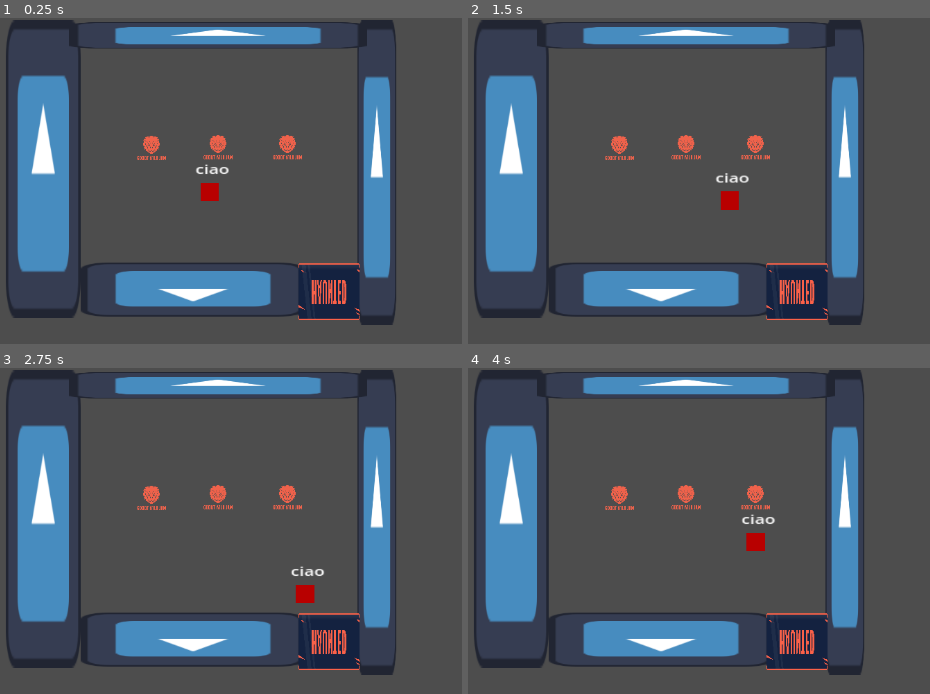
Above: before the commit, frames 1-4 (two rows, left to right).
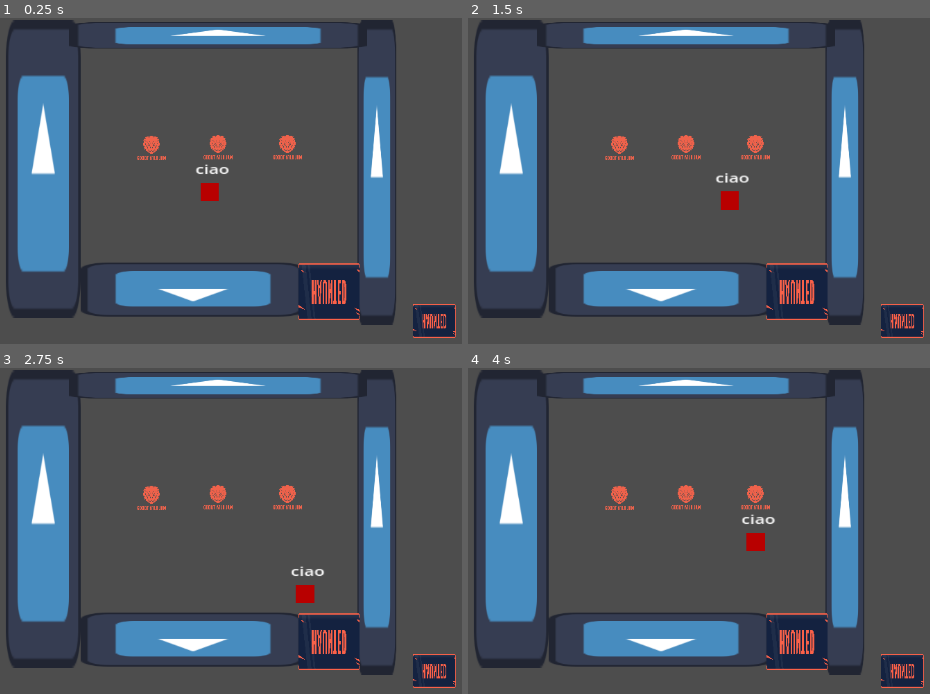
Above: after the commit, the same moments.

Repository: FranzRome/godot-wild-jam--74
Game: Godot game, scene res://scenes/main_scene.tscn
Same seed, same stepped clock (60 frames per second), same inputs: the game is played once before the commit and once after it. The engine's default icon, where the game draws it, is replaced by a stand-in: a white triangle on a blue panel in a dark square.
Inputs:
- Up to frame 1 (0.25 s): no input
- Up to frame 2 (1.5 s): tap Enter at 0.5 s; hold D (right) 0.53-1.28 s; tap E (interact) at 0.6, 1.35 s; hold S (down) from 1.28 s (still down)
- Up to frame 3 (2.75 s): release S (down) at 2.03 s; hold D (right) from 2.03 s (still down); tap E (interact) at 2.1 s
- Up to frame 4 (4 s): release D (right) at 2.78 s; hold W (up) 2.78-3.53 s; tap E (interact) at 2.85, 3.6 s; hold A (left) from 3.53 s (still down)

The runs differ from the first frame. In frame 1, 1.0% of the frame differs, in the area x 60-99%, y 37-99%; in frame 2, 1.0%; in frame 3, 1.0%; in frame 4, 1.0%.

Commit message:
Added Timed Button Script

Diff:
--- a/scenes/main_scene.tscn
+++ b/scenes/main_scene.tscn
@@ -7,6 +7,7 @@
 [ext_resource type="Texture2D" uid="uid://d2772la4150j4" path="res://icons/GWJ-Full-Logo-noBG.svg" id="4_qq1qr"]
 [ext_resource type="PackedScene" uid="uid://bafdf18a4ruk6" path="res://game_components/interact_area.tscn" id="5_qm7wi"]
 [ext_resource type="AudioStream" uid="uid://dnxoy4pp73v20" path="res://audio/factory_reset.mp3" id="7_7uk0u"]
+[ext_resource type="Script" path="res://scripts/timed_button.gd" id="8_lwxkx"]
 
 [sub_resource type="RectangleShape2D" id="RectangleShape2D_a8re5"]
 size = Vector2(16, 15)
@@ -142,6 +143,19 @@
 scale = Vector2(0.0469179, -0.181122)
 texture = ExtResource("4_cvc0x")
 
+[node name="Door2" type="Node2D" parent="."]
+position = Vector2(368.795, 113.25)
+scale = Vector2(0.489324, 0.354112)
+
+[node name="StaticBody2D" type="StaticBody2D" parent="Door2"]
+
+[node name="CollisionShape2D" type="CollisionShape2D" parent="Door2/StaticBody2D"]
+shape = SubResource("RectangleShape2D_ak3ou")
+
+[node name="Sprite2D" type="Sprite2D" parent="Door2"]
+scale = Vector2(0.0469179, -0.181122)
+texture = ExtResource("4_cvc0x")
+
 [node name="Button1" type="Node2D" parent="."]
 position = Vector2(-39, -136)
 scale = Vector2(0.4, 0.3)
@@ -199,5 +213,25 @@
 interact_type = "toggle button C"
 interact_value = "Attivato button c"
 
+[node name="Timed Button" type="Node2D" parent="."]
+position = Vector2(157, -137)
+scale = Vector2(0.4, 0.3)
+script = ExtResource("8_lwxkx")
+
+[node name="StaticBody2D" type="StaticBody2D" parent="Timed Button"]
+
+[node name="CollisionShape2D" type="CollisionShape2D" parent="Timed Button/StaticBody2D"]
+shape = SubResource("RectangleShape2D_ak3ou")
+
+[node name="Sprite2D" type="Sprite2D" parent="Timed Button"]
+scale = Vector2(0.1, 0.15)
+texture = ExtResource("4_qq1qr")
+
+[node name="InteractArea" parent="Timed Button" instance=ExtResource("5_qm7wi")]
+scale = Vector2(2.81804, 3.07897)
+interact_label = "Attiva/Disattiva"
+interact_type = "toggle button C"
+interact_value = "Attivato button c"
+
 [connection signal="area_entered" from="Player/Interaction Components/InteractionArea" to="Player" method="_on_interaction_area_area_entered"]
 [connection signal="area_exited" from="Player/Interaction Components/InteractionArea" to="Player" method="_on_interaction_area_area_exited"]
--- /dev/null
+++ b/scripts/timed_button.gd
@@ -0,0 +1,27 @@
+extends Node2D
+
+
+@export var time: float = 3.0
+
+var timer: float
+var active
+
+
+func _ready():
+	timer = 0
+	active = false
+
+func _process(delta):
+	if timer > 0:
+		timer -= delta
+		if timer <= 0:
+			timer = 0
+			_on_timer_end()
+
+
+func on_press():
+	active = true
+	timer = time
+
+func _on_timer_end():
+	active = false
Not shown: 1 places in scenes/main_scene.tscn that only renumber resources
